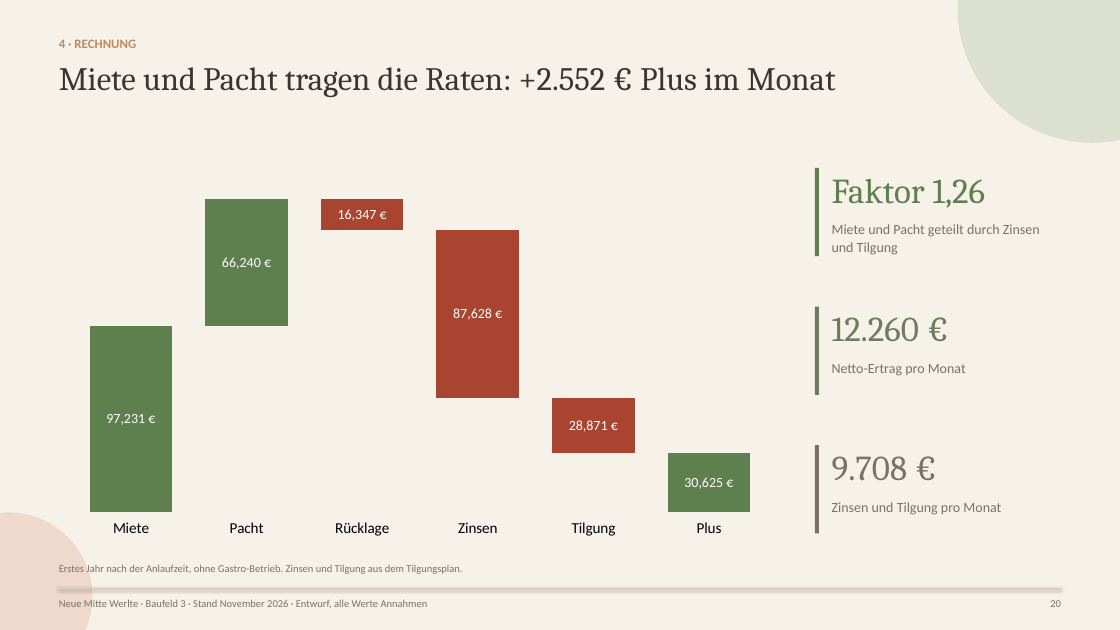
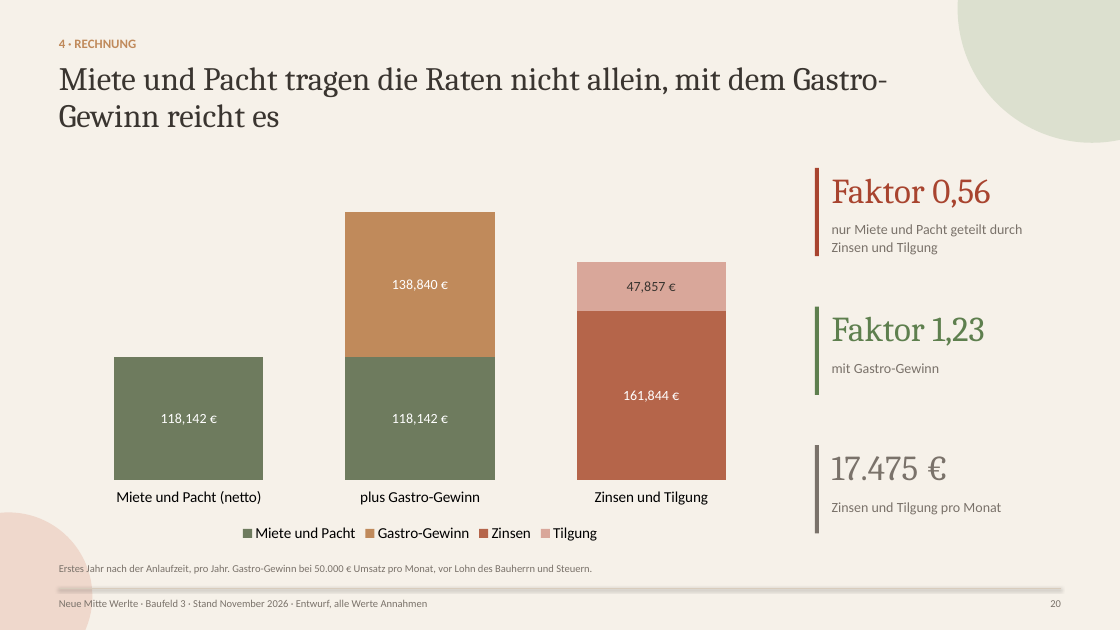
Before and after one commit to CartoonUsername/bau-projekt, a slide deck: slide 20 of praesentation/werlte_master/plan_8WE/deck/Neue-Mitte-Werlte_Baufeld3_Bankpraesentation_2026-11.pptx. Drawn at 1120x630 pixels with LibreOffice and Linux fonts; fonts in the diff are those of the drawing. Boxes give left, top, right and bottom in pixels: in the first picture for what was removed or moved away, otherwise in the second. Text is boxed around its words. In the diff, an @@ line names an element or a change of style, - is before the commit and + after.

```diff
--- a/praesentation/werlte_master/plan_8WE/deck/Neue-Mitte-Werlte_Baufeld3_Bankpraesentation_2026-11.pptx
+++ b/praesentation/werlte_master/plan_8WE/deck/Neue-Mitte-Werlte_Baufeld3_Bankpraesentation_2026-11.pptx
@@ text at (59, 67, 888, 128): text changed @@
-Miete und Pacht tragen die Raten: +2.552 € Plus im Monat
+Miete und Pacht tragen die Raten nicht allein, mit dem Gastro-Gewinn reicht es
@@ column stacked chart at (59, 160, 781, 546) @@
-categories: Miete, Pacht, Rücklage, Zinsen, Tilgung, Plus
+categories: Miete und Pacht (netto), plus Gastro-Gewinn, Zinsen und Tilgung
-Series 1: 0, 97000, 147000, 59000, 31000, 0
+Miete und Pacht: 118142, 118142, -
@@ colour of Miete und Pacht none to #6E7B5E @@
@@ data labels of Miete und Pacht added @@
-Series 2: 97231, 66240, -, -, -, 30625
+Gastro-Gewinn: -, 138840, -
@@ colour of Gastro-Gewinn #5E7F4E to #C08A5B @@
-Series 3: -, -, 16347, 87628, 28871, -
+Zinsen: -, -, 161844
@@ colour of Zinsen #A8442F to #B5654A @@
+Tilgung: -, -, 47857
@@ legend changed @@
@@ bar spacing changed @@
@@ rectangle at (815, 168, 819, 256): fill #5E7F4E to #A8442F @@
@@ text at (832, 179, 990, 208): text changed; text colour #5E7F4E to #A8442F @@
-Faktor 1,26
+Faktor 0,56
@@ text at (832, 224, 1023, 255): text changed @@
-Miete und Pacht geteilt durch Zinsen und Tilgung
+nur Miete und Pacht geteilt durch Zinsen und Tilgung
@@ rectangle at (815, 307, 819, 395): fill #6E7B5E to #5E7F4E @@
@@ text at (832, 317, 984, 346): text changed; text colour #6E7B5E to #5E7F4E @@
-12.260 €
+Faktor 1,23
@@ text at (832, 363, 939, 373): text changed @@
-Netto-Ertrag pro Monat
+mit Gastro-Gewinn
@@ text at (832, 456, 919, 480): text changed @@
-9.708 €
+17.475 €
@@ text at (59, 565, 592, 574): text changed @@
-Erstes Jahr nach der Anlaufzeit, ohne Gastro-Betrieb. Zinsen und Tilgung aus dem Tilgungsplan.
+Erstes Jahr nach der Anlaufzeit, pro Jahr. Gastro-Gewinn bei 50.000 € Umsatz pro Monat, vor Lohn des Bauherrn und Steuern.
```
Also in this commit, not shown: 25 other slides changed, 7 other files.
